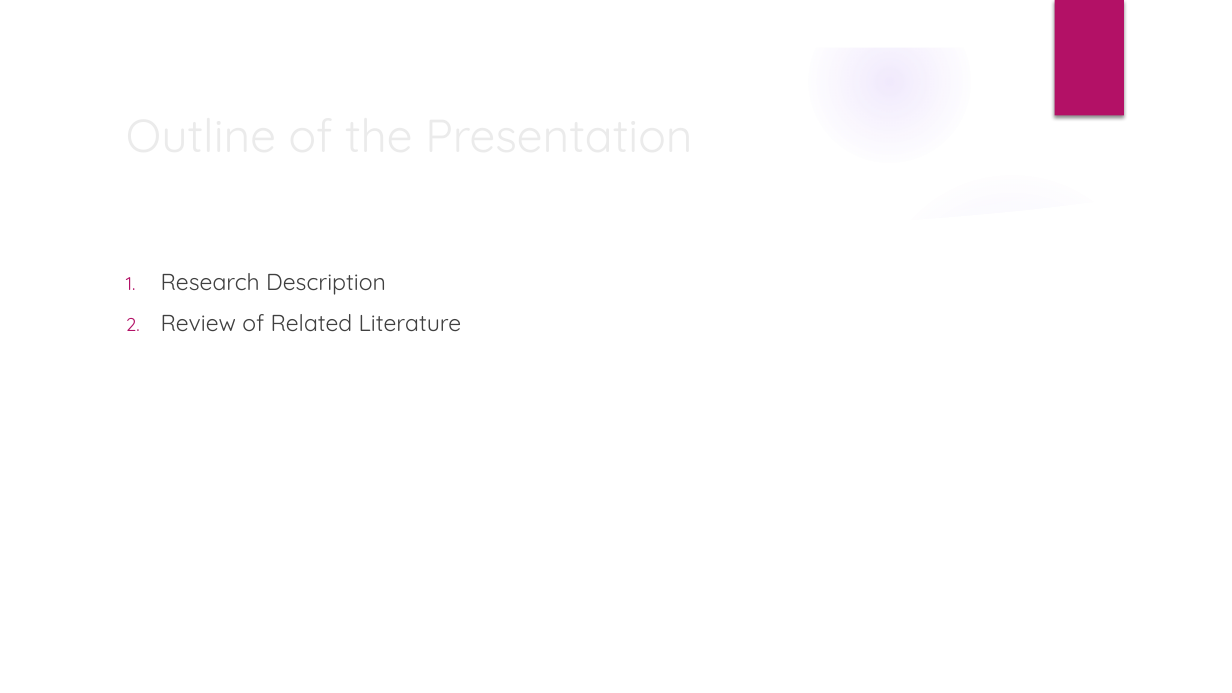
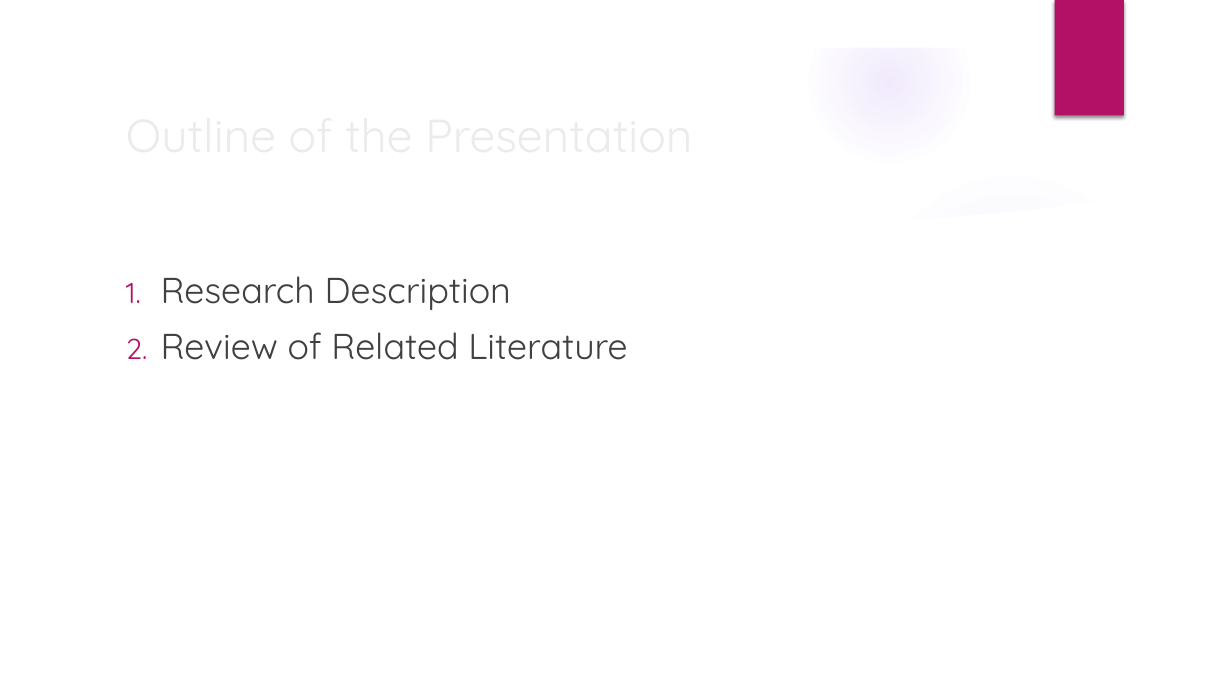
Before and after one commit to JNM-2T17/STMETRE, a slide deck: slide 2 of STMETRE_FernandezPobleteSanPedroTan_Presentation_v1.pptx. Drawn at 1232x693 pixels with LibreOffice and Linux fonts; fonts in the diff are those of the drawing; background and template pictures are left out. Boxes give left, top, right and bottom in pixels: in the first picture for what was removed or moved away, otherwise in the second. Text is boxed around its words. In the diff, an @@ line names an element or a change of style, - is before the commit and + after.

```diff
--- a/STMETRE_FernandezPobleteSanPedroTan_Presentation_v1.pptx
+++ b/STMETRE_FernandezPobleteSanPedroTan_Presentation_v1.pptx
@@ text "Research Description" at (x1=161, y1=276, x2=627, y2=360): size 18 to 28 pt @@
```
Also in this commit, not shown: 7 other slides changed, 2 slides added, 2 slides removed.
